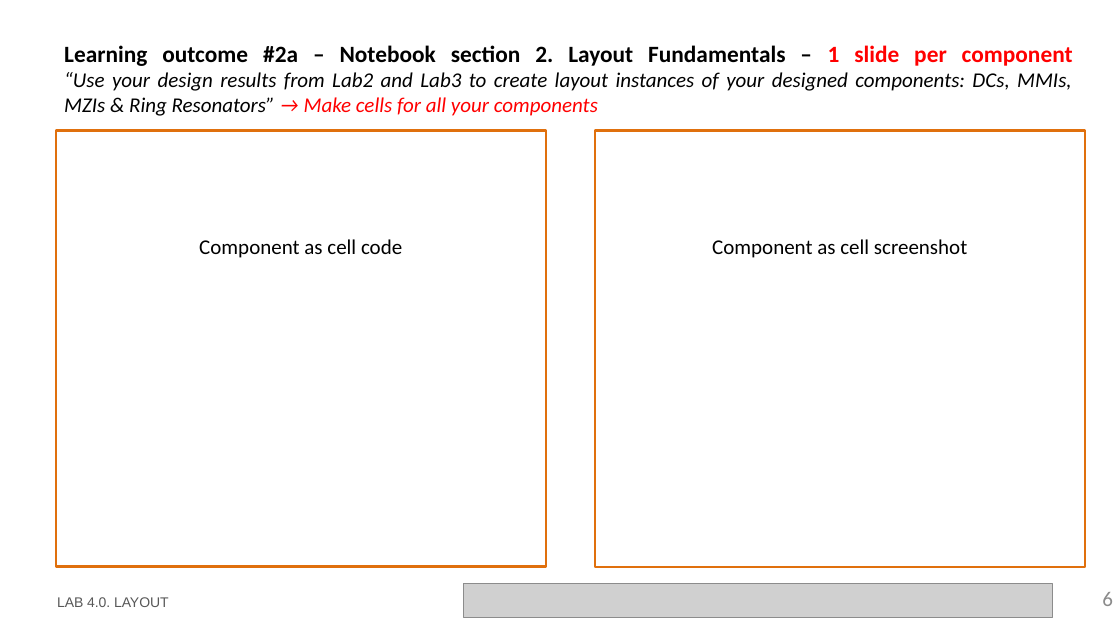
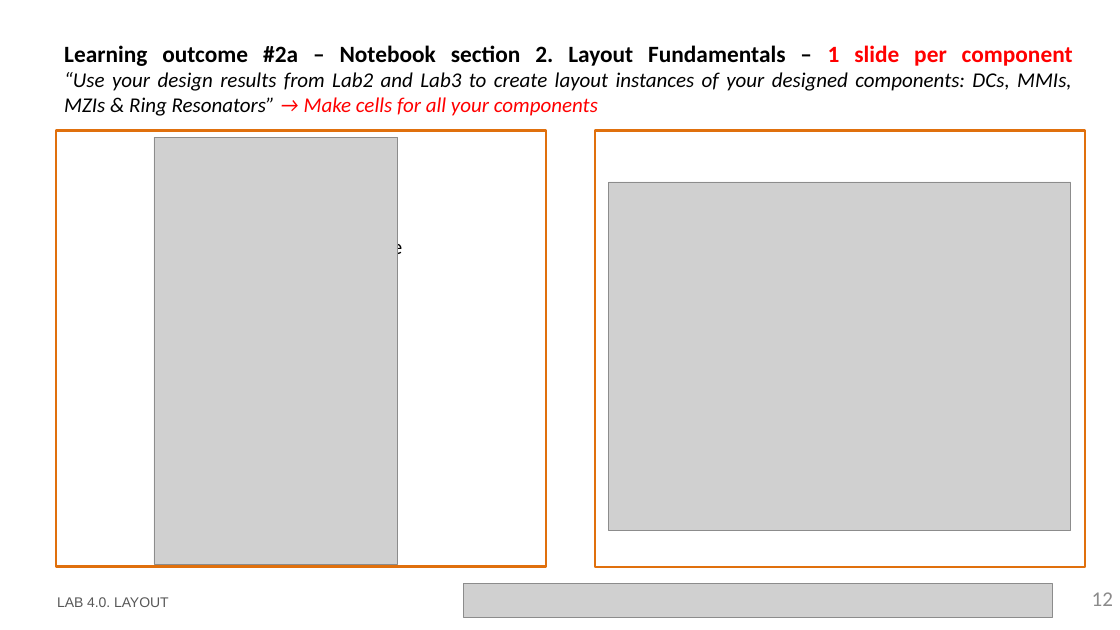
Before and after one commit to Japeacru/cifoin-lab4, a slide deck: slide 12 of LabBook_40.pptx (slide 6 before the commit). Drawn at 1120x630 pixels with LibreOffice and Linux fonts; fonts in the diff are those of the drawing; grey boxes stand for pictures; background and template pictures are left out. Boxes give left, top, right and bottom in pixels: in the first picture for what was removed or moved away, otherwise in the second. Text is boxed around its words. In the diff, an @@ line names an element or a change of style, - is before the commit and + after.

```diff
--- a/LabBook_40.pptx
+++ b/LabBook_40.pptx
@@ picture added at <box>154,137,397,564</box> @@
@@ picture added at <box>609,182,1071,531</box> @@
@@ text removed at <box>712,239,967,258</box> @@
-Component as cell screenshot
@@ page number at <box>1092,592,1113,606</box>: text changed @@
-6
+12
```
Also in this commit, not shown: 3 other slides changed, 6 slides added, 1 other file.
